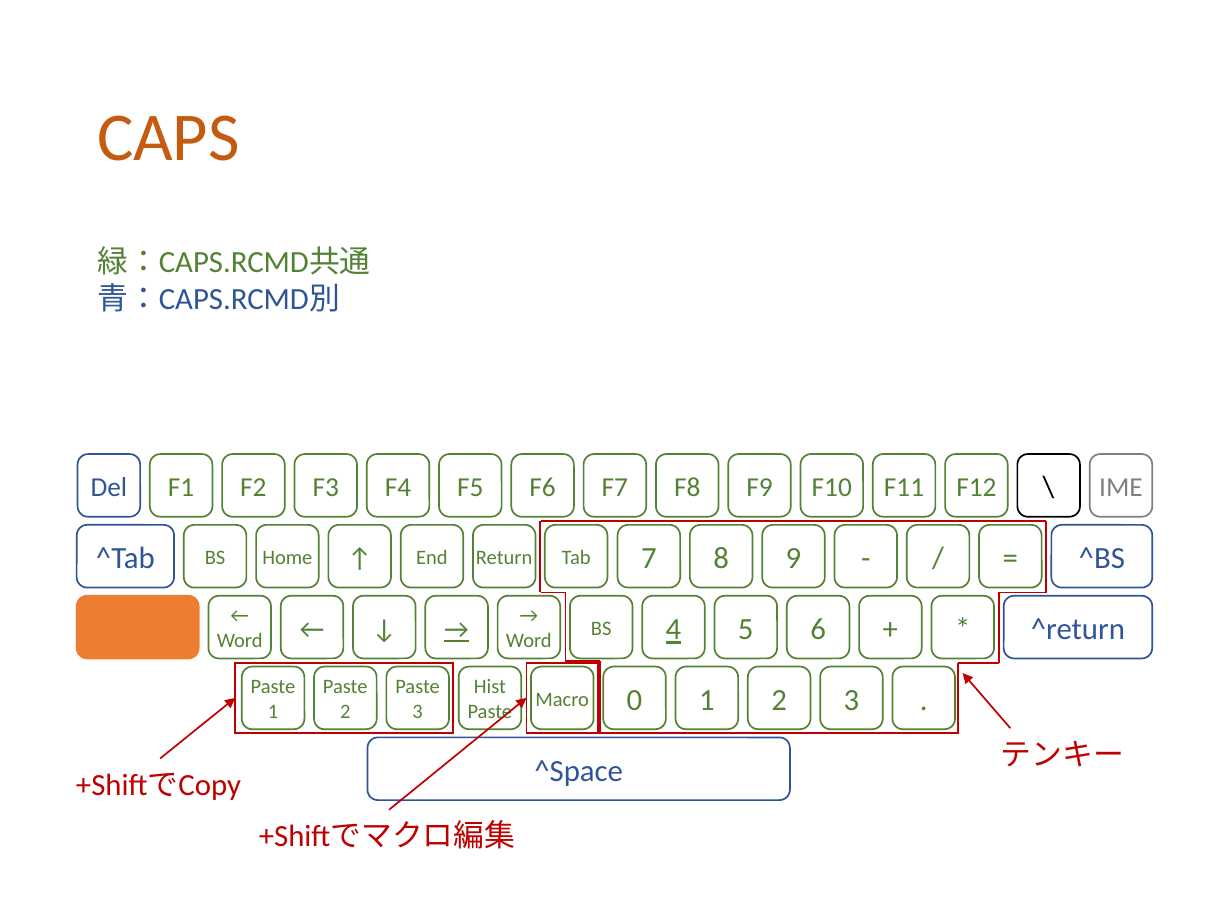
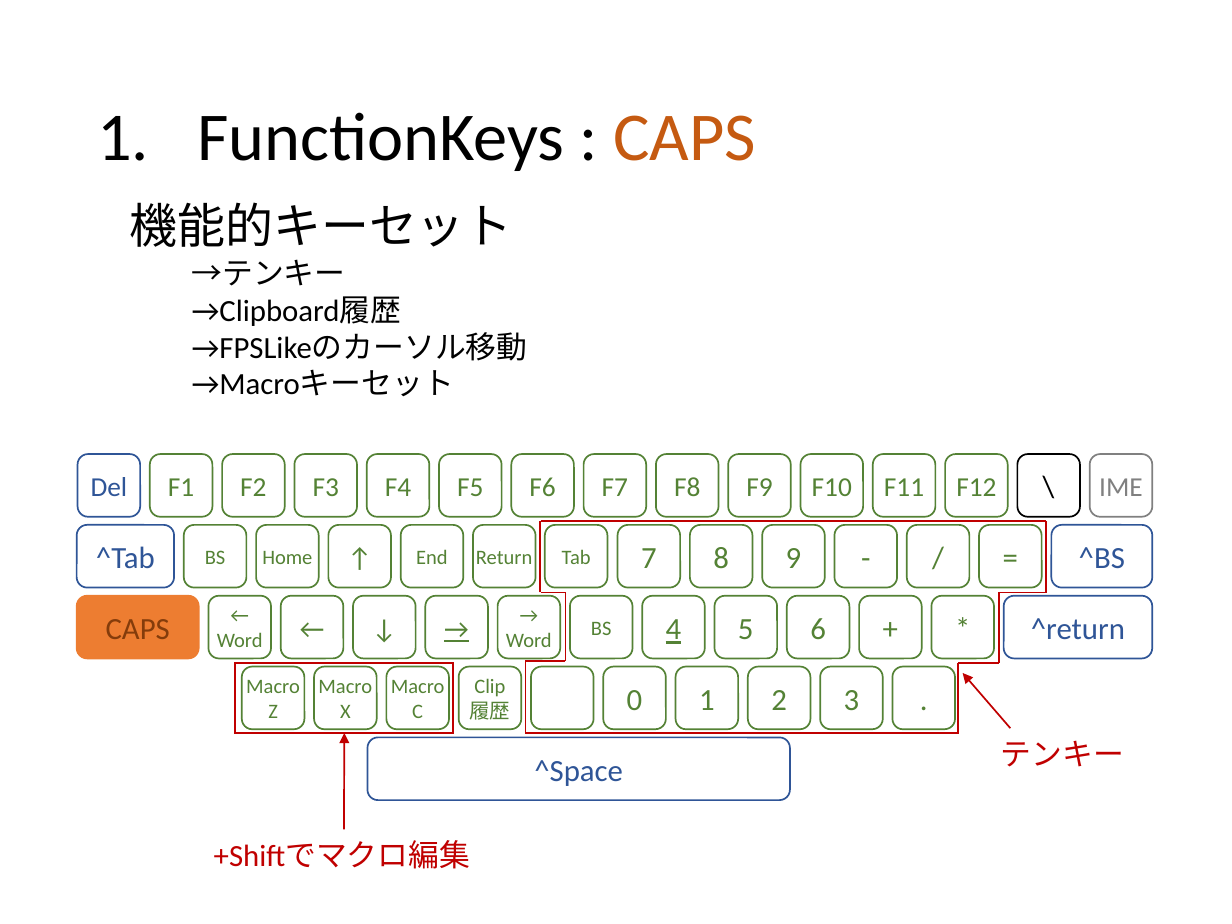
Before and after one commit to ittooo66/myAHK, a slide deck: slide 6 of MANUAL.pptx. Drawn at 1232x924 pixels with LibreOffice and Linux fonts; fonts in the diff are those of the drawing. Boxes give left, top, right and bottom in pixels: in the first picture for what was removed or moved away, otherwise in the second. Text is boxed around its words. In the diff, an @@ line names an element or a change of style, - is before the commit and + after.

```diff
--- a/MANUAL.pptx
+++ b/MANUAL.pptx
@@ title at [197,112,757,171]: text changed; text colour #C55A11 to #000000 @@
-CAPS
+1. FunctionKeys : CAPS
@@ text added at [130,202,528,396], 18 pt, text #000000 @@
+    機能的キーセット
+      →テンキー
+      →Clipboard履歴
+      →FPSLikeのカーソル移動
+      →Macroキーセット
@@ text removed at [97,246,370,312] @@
-緑：CAPS.RCMD共通
-青：CAPS.RCMD別
@@ text in rounded rectangle at [106,619,170,639]: text added @@
+CAPS
@@ text in rounded rectangle at [246,680,300,718]: text changed @@
-Paste
-1
+Macro
+Z
@@ text in rounded rectangle at [318,680,372,718]: text changed @@
-Paste
-2
+Macro
+X
@@ text in rounded rectangle at [391,680,445,718]: text changed @@
-Paste
-3
+Macro
+C
@@ text in rounded rectangle at [469,678,510,720]: text changed @@
-Hist
-Paste
+Clip
+履歴
@@ line moved from (600, 733) - (600, 660) to (525, 733) - (525, 660) @@
@@ line moved from (565, 660) - (600, 660) to (525, 660) - (565, 660) @@
@@ rectangle removed at [526,663,598,733] @@
@@ arrow removed from (160, 759) to (235, 697) @@
@@ text in rounded rectangle at [535,693,589,706]: text removed @@
-Macro
@@ arrow moved from (389, 809) - (526, 697) to (344, 829) - (344, 733) @@
@@ line moved from (599, 733) - (958, 733) to (525, 733) - (958, 733) @@
@@ text removed at [76,772,241,800] @@
-+ShiftでCopy
@@ text "+Shiftでマクロ編集": place and size @@
-text "+Shiftでマクロ編集" at [259,820,515,849]
+text "+Shiftでマクロ編集" at [214,840,470,869]
```
Also in this commit, not shown: 10 other slides changed, 5 slides added, 1 slide removed.
